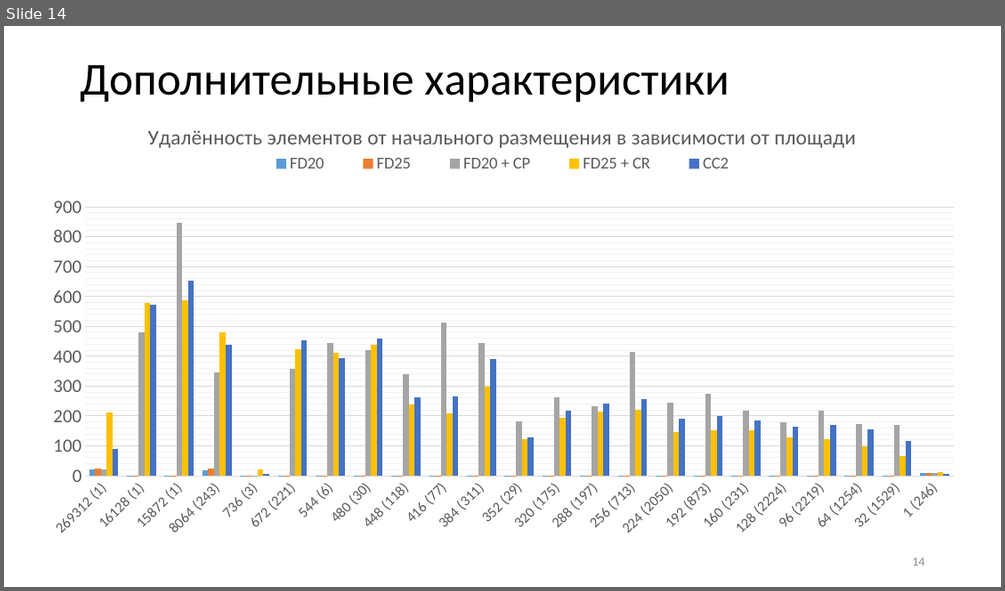
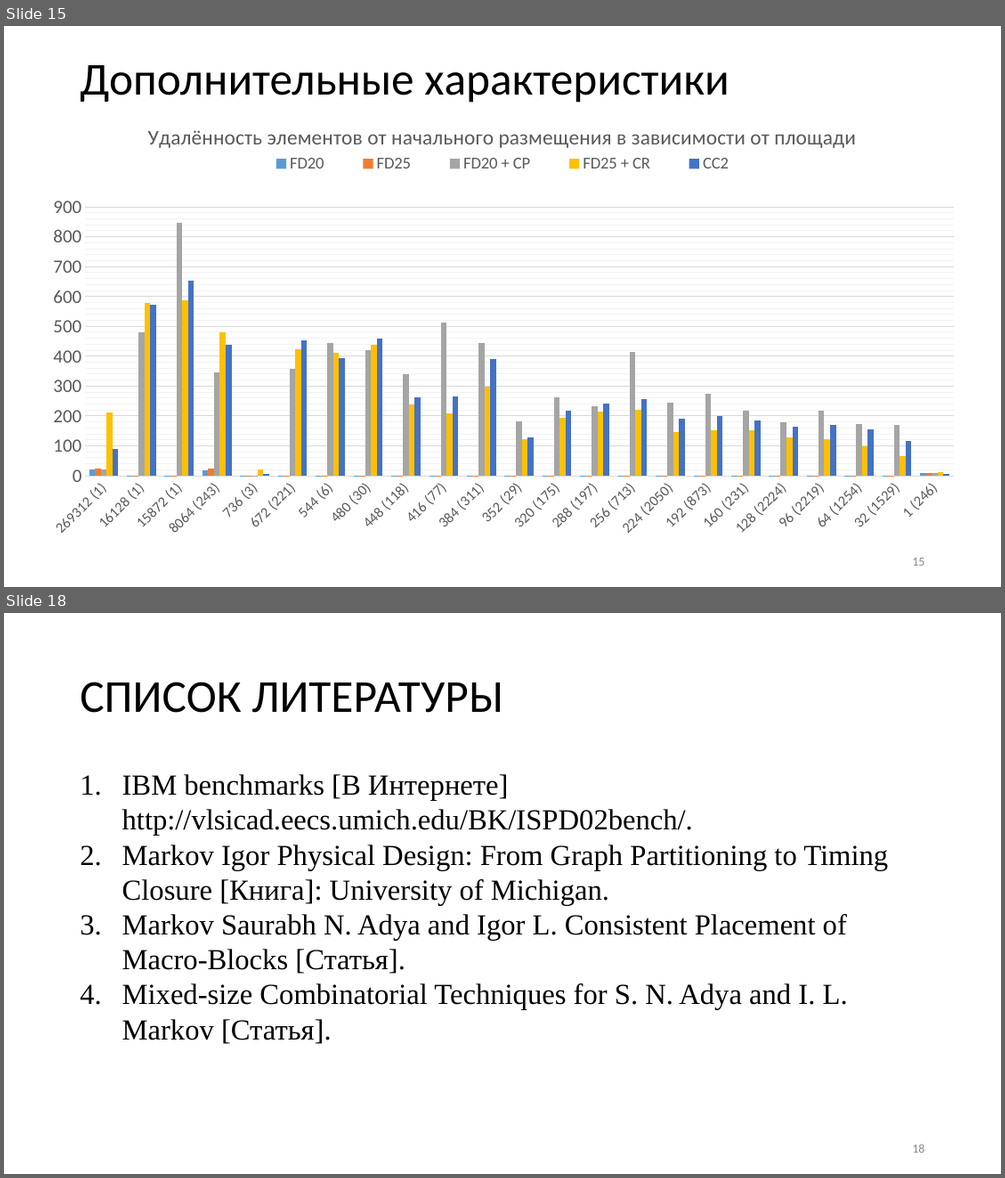
Before and after one commit to SergeyRyzhov/EP, a slide deck: documents/Презентация.pptx. Shown one above the other, each under a label of ours: slide 14 before the commit, slides 15 and 18 after it; the slides between them are not shown. The pictures are 1005x591 and 1005x1178 pixels, drawn with LibreOffice and Linux fonts; fonts in the diff are those of the drawing. Boxes give left, top, right and bottom in pixels: in the first picture for what was removed or moved away, otherwise in the second. Text is boxed around its words. In the diff, an @@ line names an element or a change of style, - is before the commit and + after.

```diff
--- a/documents/Презентация.pptx
+++ b/documents/Презентация.pptx
@@ slide 18 added at <box>4,613,1001,1174</box>, background #FFFFFF @@
@@ title added at <box>80,682,503,713</box>, 44 pt, text #000000 @@
+СПИСОК ЛИТЕРАТУРЫ
@@ text added at <box>122,774,888,1044</box>, 28 pt, text #000000 @@
+1. IBM benchmarks [В Интернете] http://vlsicad.eecs.umich.edu/BK/ISPD02bench/.
+2. Markov Igor Physical Design: From Graph Partitioning to Timing Closure [Книга]: University of Michigan.
+3. Markov Saurabh N. Adya and Igor L. Consistent Placement of Macro-Blocks [Статья].
+4. Mixed-size Combinatorial Techniques for S. N. Adya and I. L. Markov [Статья].
@@ page number added at <box>912,1143,924,1152</box>, 12 pt, text #8C8C8C @@
+18
@@ what was slide 14 is now slide 15 @@
@@ page number at <box>912,557,924,565</box>: text changed @@
-14
+15
```
Also in this commit, not shown: 8 slides changed, 5 other slides added, 2 slides removed, 1 other file.
